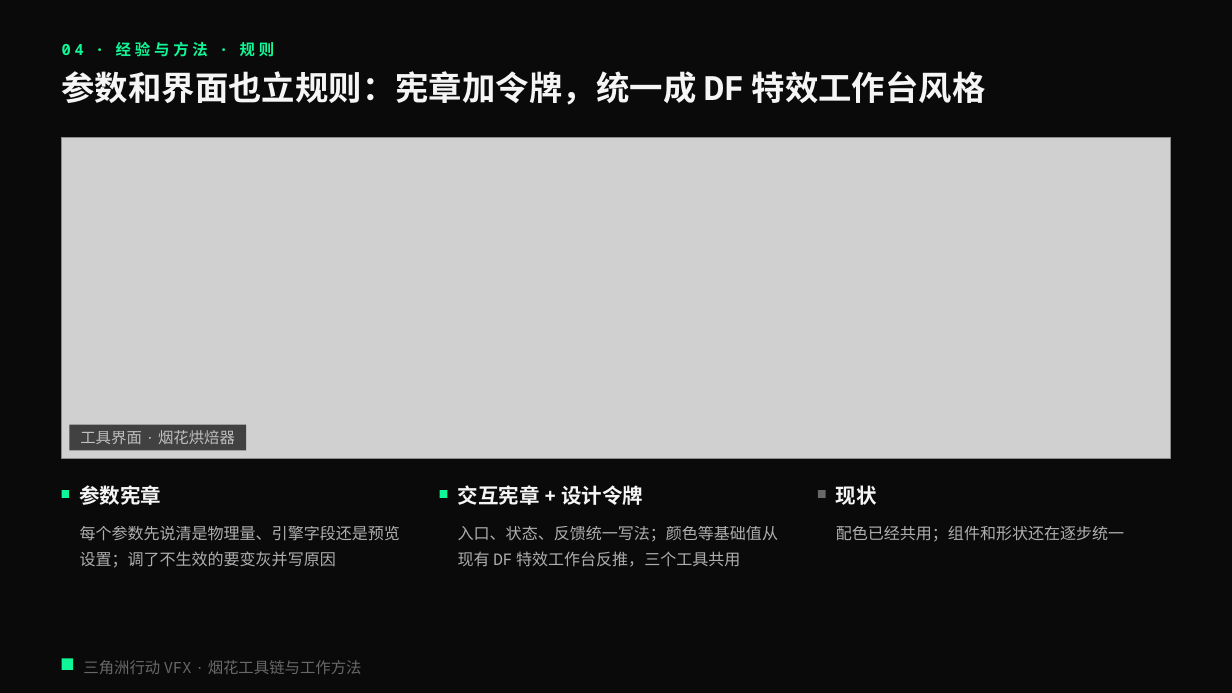
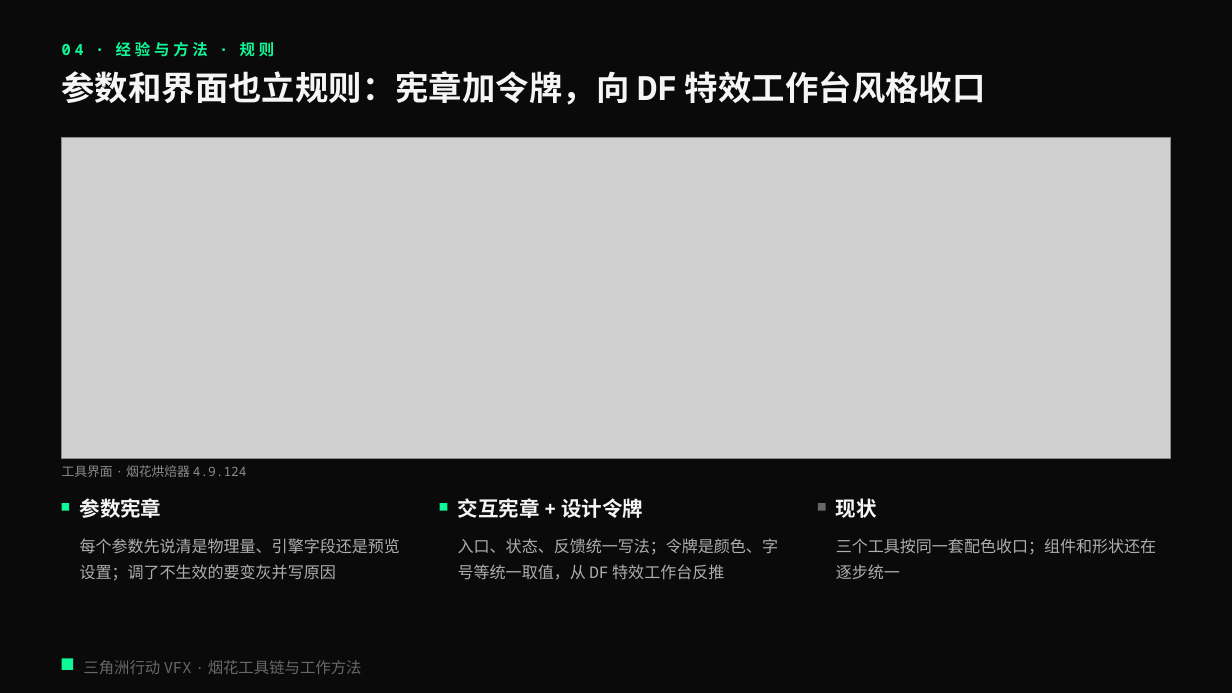
Before and after one commit to loccmaiii-lang/FireWorksLab, a slide deck: slide 22 of 协作/提示词/分享PPT交接_2026-10-29/第三版交付/烟花秀AI全流程_第三版.pptx. Drawn at 1232x693 pixels with LibreOffice and Linux fonts; fonts in the diff are those of the drawing; grey boxes stand for pictures. Boxes give left, top, right and bottom in pixels: in the first picture for what was removed or moved away, otherwise in the second. Text is boxed around its words. In the diff, an @@ line names an element or a change of style, - is before the commit and + after.

```diff
--- a/协作/提示词/分享PPT交接_2026-10-29/第三版交付/烟花秀AI全流程_第三版.pptx
+++ b/协作/提示词/分享PPT交接_2026-10-29/第三版交付/烟花秀AI全流程_第三版.pptx
@@ text at box(62, 71, 986, 105): text changed @@
-参数和界面也立规则：宪章加令牌，统一成 DF 特效工作台风格
+参数和界面也立规则：宪章加令牌，向 DF 特效工作台风格收口
@@ rectangle removed at box(69, 425, 246, 451) @@
@@ text at box(62, 465, 247, 477): text changed; size 12 to 10 pt; text colour #F5F5F5 at 70% opacity to #F5F5F5 at 55% opacity @@
-工具界面 · 烟花烘焙器
+工具界面 · 烟花烘焙器 4.9.124
@@ text "工具界面 · 烟花烘焙器 4.9.124" at box(62, 465, 247, 477): vertical alignment middle to top @@
@@ 3 texts, 3 rectangles: place and size @@
-3 texts, 3 rectangles at box(62, 485, 877, 505)
+3 texts, 3 rectangles at box(62, 498, 877, 518)
@@ text "每个参数先说清是物理量、引擎字段还是预览设置；调了不生效的要变灰并写原因": place and size @@
-text "每个参数先说清是物理量、引擎字段还是预览设置；调了不生效的要变灰并写原因" at box(80, 526, 400, 568)
+text "每个参数先说清是物理量、引擎字段还是预览设置；调了不生效的要变灰并写原因" at box(80, 538, 400, 581)
@@ text at box(458, 538, 778, 580): text changed @@
-入口、状态、反馈统一写法；颜色等基础值从现有 DF 特效工作台反推，三个工具共用
+入口、状态、反馈统一写法；令牌是颜色、字号等统一取值，从 DF 特效工作台反推
@@ text at box(836, 538, 1156, 579): text changed @@
-配色已经共用；组件和形状还在逐步统一
+三个工具按同一套配色收口；组件和形状还在逐步统一
```
Also in this commit, not shown: 22 other slides changed, 14 other files.
